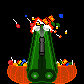
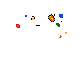
Comparing the layer stacks of the two 84px x 84px images. Changes:
hid group "Group 1" (2 layers) over [27, 16, 58, 34]
hid group "Group 2" (2 layers) over [34, 17, 57, 29]
hid "Layer 9" over [32, 24, 50, 37]
hid "Layer 4" over [39, 37, 45, 56]
hid "Layer 0" over [26, 25, 58, 84]
hid "Layer 8" over [8, 57, 73, 75]
hid "Layer 2" over [7, 61, 77, 84]
hid "Layer 5" over [0, 0, 84, 84]
